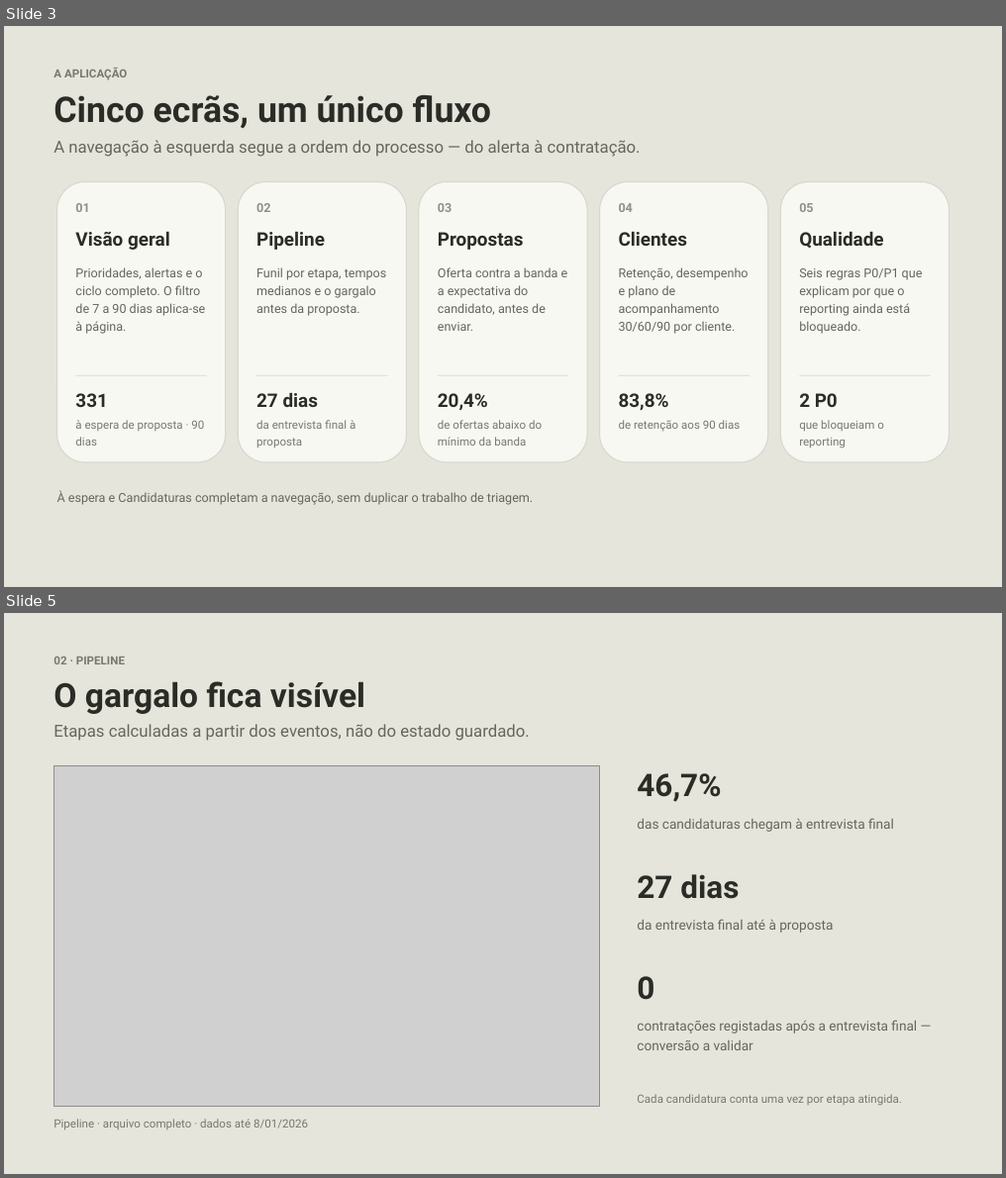
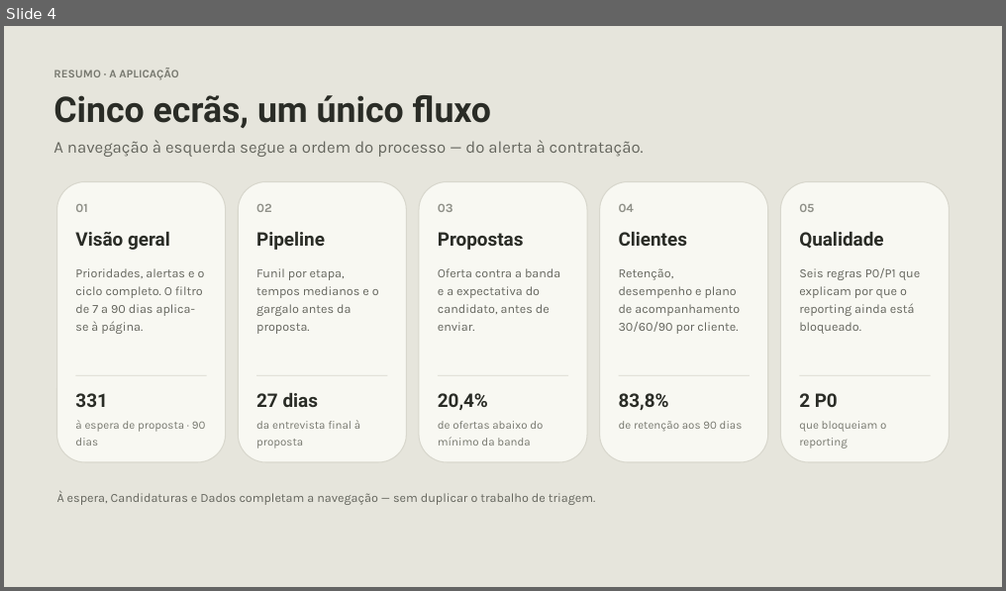
Before and after one commit to charlesaobirch/hackathon-recrutamento, a slide deck: apresentacao/farol-resumo-5min.pptx. Shown one above the other, each under a label of ours: slides 3 and 5 before the commit, slide 4 after it; the slides between them are not shown. The pictures are 1006x1178 and 1006x591 pixels, drawn with LibreOffice and Linux fonts; fonts in the diff are those of the drawing; grey boxes stand for pictures. Boxes give left, top, right and bottom in pixels: in the first picture for what was removed or moved away, otherwise in the second. Text is boxed around its words. In the diff, an @@ line names an element or a change of style, - is before the commit and + after.

```diff
--- a/apresentacao/farol-resumo-5min.pptx
+++ b/apresentacao/farol-resumo-5min.pptx
@@ slide 5 removed at (x1=4, y1=613, x2=1002, y2=1174), background #E6E5DC @@
@@ text removed at (x1=54, y1=657, x2=125, y2=664) @@
-02 · PIPELINE
@@ text removed at (x1=54, y1=681, x2=365, y2=714) @@
-O gargalo fica visível
@@ text removed at (x1=54, y1=724, x2=530, y2=741) @@
-Etapas calculadas a partir dos eventos, não do estado guardado.
@@ picture removed at (x1=54, y1=765, x2=600, y2=1106) @@
@@ text removed at (x1=637, y1=773, x2=721, y2=802) @@
-46,7%
@@ text removed at (x1=637, y1=818, x2=894, y2=832) @@
-das candidaturas chegam à entrevista final
@@ text removed at (x1=637, y1=874, x2=739, y2=899) @@
-27 dias
@@ text removed at (x1=637, y1=919, x2=833, y2=933) @@
-da entrevista final até à proposta
@@ text removed at (x1=637, y1=976, x2=654, y2=1000) @@
-0
@@ text removed at (x1=637, y1=1020, x2=917, y2=1051) @@
-contratações registadas após a entrevista final — conversão a validar
@@ text removed at (x1=637, y1=1094, x2=902, y2=1105) @@
-Cada candidatura conta uma vez por etapa atingida.
@@ text removed at (x1=54, y1=1119, x2=308, y2=1130) @@
-Pipeline · arquivo completo · dados até 8/01/2026
@@ what was slide 3 is now slide 4 @@
@@ slide 4 changed as well @@
@@ text at (x1=54, y1=68, x2=178, y2=79): text changed; font Roboto to Karla @@
-A APLICAÇÃO
+RESUMO · A APLICAÇÃO
@@ font Roboto to Karla in 12 elements at (x1=54, y1=140, x2=644, y2=157), (x1=438, y1=204, x2=453, y2=212), (x1=75, y1=269, x2=205, y2=334), (x1=256, y1=269, x2=379, y2=334), (x1=438, y1=269, x2=560, y2=331), (x1=619, y1=269, x2=740, y2=334), (x1=799, y1=269, x2=920, y2=334), (x1=75, y1=420, x2=206, y2=446), (x1=256, y1=420, x2=360, y2=449), (x1=438, y1=421, x2=543, y2=446), (x1=619, y1=421, x2=743, y2=432), (x1=799, y1=421, x2=886, y2=449) @@
@@ text at (x1=57, y1=491, x2=596, y2=505): text changed; font Roboto to Karla @@
-À espera e Candidaturas completam a navegação, sem duplicar o trabalho de triagem.
+À espera, Candidaturas e Dados completam a navegação — sem duplicar o trabalho de triagem.
```
Also in this commit, not shown: 4 other slides changed, 3 other slides removed, 27 other files.
